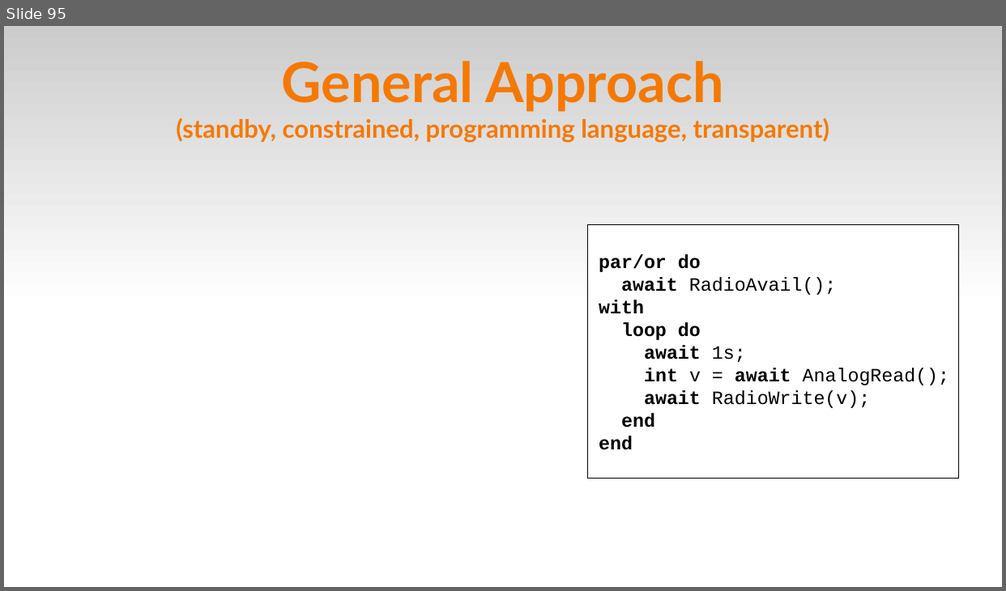
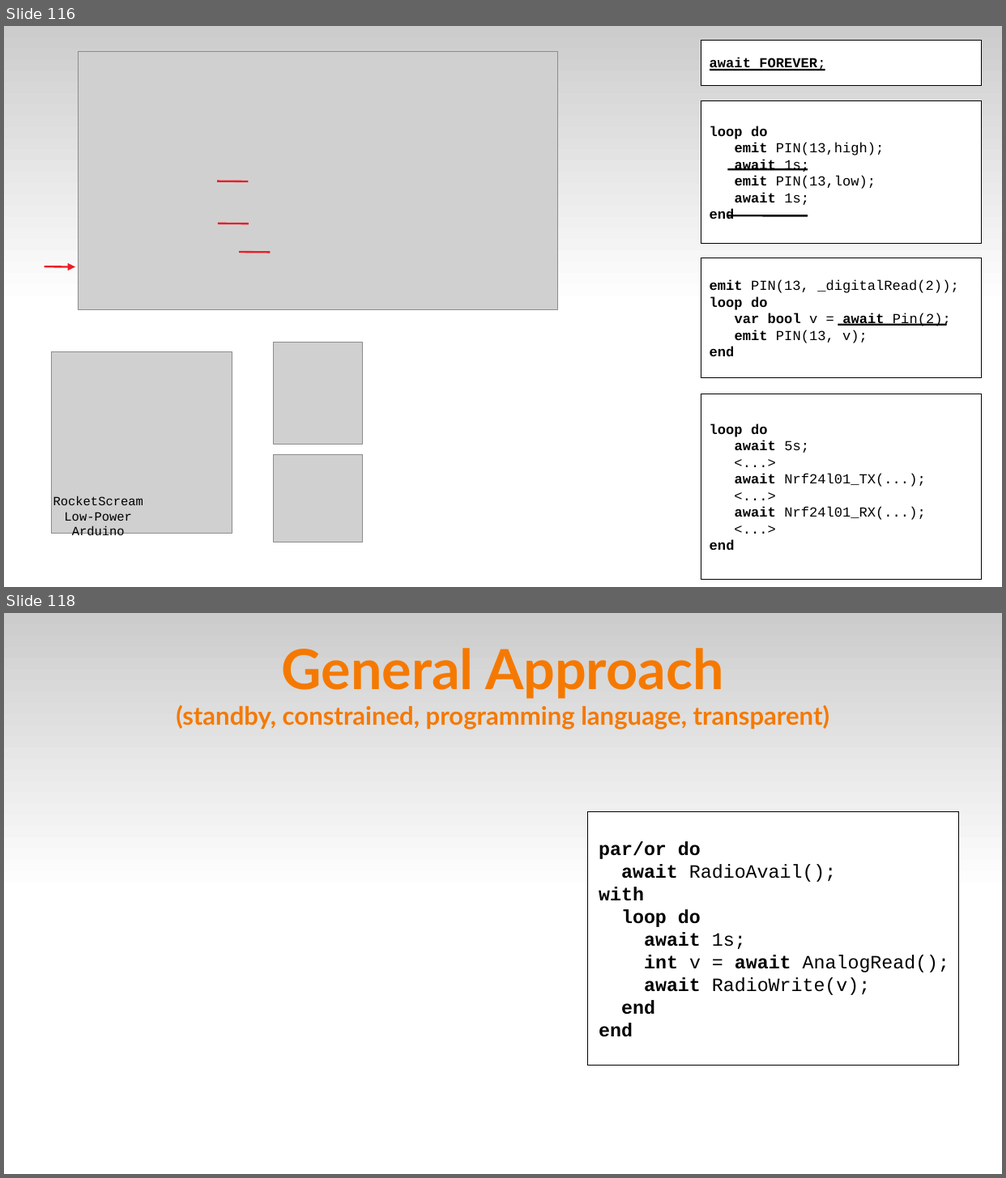
Before and after one commit to fsantanna-uerj/serrapilheira, a slide deck: LCTES/ceu-lctes-wip-expanded.odp. Shown one above the other, each under a label of ours: slide 95 before the commit, slides 116 and 118 after it; the slides between them are not shown. The pictures are 1006x591 and 1006x1178 pixels, drawn with LibreOffice and Linux fonts; fonts in the diff are those of the drawing; grey boxes stand for pictures. Boxes give left, top, right and bottom in pixels: in the first picture for what was removed or moved away, otherwise in the second. Text is boxed around its words. In the diff, an @@ line names an element or a change of style, - is before the commit and + after.

```diff
--- a/LCTES/ceu-lctes-wip-expanded.odp
+++ b/LCTES/ceu-lctes-wip-expanded.odp
@@ slide 116 added at bbox=[4, 26, 1002, 587], background #FFFFFF; not listed: 1 template element that a slide beside it also shows @@
@@ rectangle added at bbox=[701, 40, 982, 85], fill #FFFFFF, outline #000000 0 pt, 11 pt, text #000000, bold @@
+await FOREVER;
@@ picture added at bbox=[79, 51, 558, 310] @@
@@ line added from (710, 70) to (825, 70), #000000 1.5 pt @@
@@ rectangle added at bbox=[701, 101, 982, 243], fill #FFFFFF, outline #000000 0 pt, 11 pt, text #000000 @@
+loop do
+emit PIN(13,high);
+await 1s;
+emit PIN(13,low);
+await 1s;
+end
@@ line added from (727, 170) to (808, 170), #000000 1.5 pt @@
@@ line added from (218, 181) to (249, 182), #ED1C24 1.5 pt @@
@@ line added from (727, 216) to (808, 216), #000000 1.5 pt @@
@@ line added from (218, 224) to (249, 224), #ED1C24 1.5 pt @@
@@ arrow added from (44, 267) to (75, 267), #ED1C24 1.5 pt @@
@@ line added from (240, 252) to (270, 252), #ED1C24 1.5 pt @@
@@ rectangle added at bbox=[701, 258, 982, 378], fill #FFFFFF, outline #000000 0 pt, 11 pt, text #000000 @@
+emit PIN(13, _digitalRead(2));
+loop do
+var bool v = await Pin(2);
+emit PIN(13, v);
+end
@@ line added from (838, 325) to (947, 325), #000000 1.5 pt @@
@@ picture added at bbox=[51, 353, 232, 534] @@
@@ picture added at bbox=[274, 343, 363, 446] @@
@@ rectangle added at bbox=[701, 395, 982, 581], fill #FFFFFF, outline #000000 0 pt, 11 pt, text #000000 @@
+loop do
+await 5s;
+<...>
+await Nrf24l01_TX(...);
+<...>
+await Nrf24l01_RX(...);
+<...>
+end
@@ picture added at bbox=[274, 455, 363, 542] @@
@@ text added at bbox=[53, 497, 143, 540], 10 pt, text #000000 @@
+RocketScream
+Low-Power
+Arduino
@@ what was slide 95 is now slide 118 @@
```
Also in this commit, not shown: 12 slides changed, 22 other slides added, 8 other files.
